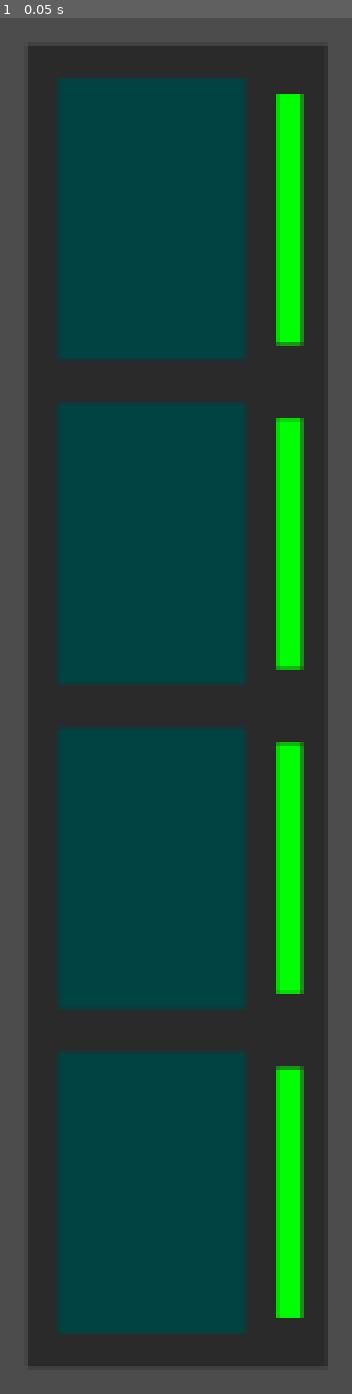
Above: before the commit, frame 1.
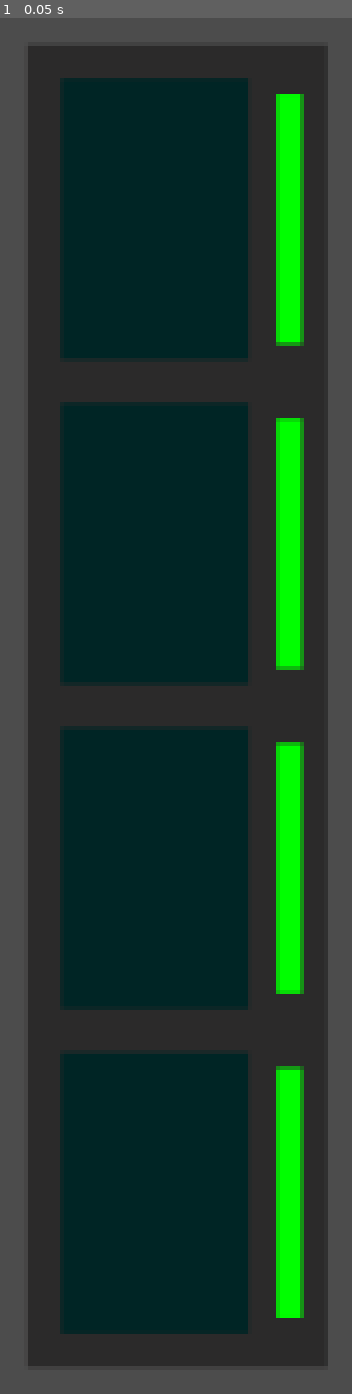
Above: after the commit, the same moment.

Repository: justinwash/Ludum-Dare-46
Game: Godot game, scene res://board/lane/lane.tscn
The game is run twice, just before and just after one commit, with the same random seed, the same clock (stepped at 60 frames per second) and the same inputs. This scene is started directly instead of the project's main scene.
Inputs:
- Up to frame 1 (0.05 s): no input

The runs differ from the first frame. In frame 1, 42% of the frame differs, in the area x 17-70%, y 4-96%.

Commit message:
placeable cards

Diff:
--- /dev/null
+++ b/game/board/board.gd
@@ -0,0 +1,8 @@
+extends Node
+
+onready var player = get_node("../Player")
+
+func _ready():
+	for lane in $Lanes.get_children():
+		for slot in lane.get_node("Slots").get_children():
+			slot.player = player
--- a/game/board/board.tscn
+++ b/game/board/board.tscn
@@ -1,9 +1,11 @@
-[gd_scene load_steps=3 format=2]
+[gd_scene load_steps=4 format=2]
 
 [ext_resource path="res://utilities/finitestatemachine/statemachine.tscn" type="PackedScene" id=1]
 [ext_resource path="res://board/lane/lane.tscn" type="PackedScene" id=2]
+[ext_resource path="res://board/board.gd" type="Script" id=3]
 
 [node name="Board" type="Node"]
+script = ExtResource( 3 )
 
 [node name="Background" type="ColorRect" parent="."]
 margin_right = 1024.0
@@ -32,12 +34,10 @@
 [node name="Lane1" parent="Lanes" instance=ExtResource( 2 )]
 margin_left = 208.0
 margin_right = 304.0
-mouse_filter = 2
 
 [node name="Lane2" parent="Lanes" instance=ExtResource( 2 )]
 margin_left = 336.0
 margin_right = 432.0
-mouse_filter = 2
 
 [node name="Lane3" parent="Lanes" instance=ExtResource( 2 )]
 margin_left = 464.0
--- a/game/board/lane/Slot.tscn
+++ b/game/board/lane/Slot.tscn
@@ -1,9 +1,24 @@
-[gd_scene load_steps=2 format=2]
+[gd_scene load_steps=4 format=2]
 
 [ext_resource path="res://card/placeholders/placeholder-open.png" type="Texture" id=1]
+[ext_resource path="res://board/lane/slot.gd" type="Script" id=2]
 
-[node name="placeholder-open3" type="Sprite"]
-modulate = Color( 0.262745, 0.262745, 0.262745, 1 )
-position = Vector2( 40, 368 )
+[sub_resource type="RectangleShape2D" id=1]
+extents = Vector2( 98.0388, 148.886 )
+
+[node name="LaneSlot" type="Sprite"]
+self_modulate = Color( 0.145098, 0.145098, 0.145098, 1 )
 scale = Vector2( 0.3, 0.3 )
 texture = ExtResource( 1 )
+centered = false
+script = ExtResource( 2 )
+
+[node name="Area2D" type="Area2D" parent="."]
+
+[node name="CollisionShape2D" type="CollisionShape2D" parent="Area2D"]
+position = Vector2( 99.1811, 148.174 )
+shape = SubResource( 1 )
+
+[node name="Card" type="Node2D" parent="."]
+[connection signal="mouse_entered" from="Area2D" to="." method="_on_Area2D_mouse_entered"]
+[connection signal="mouse_exited" from="Area2D" to="." method="_on_Area2D_mouse_exited"]
--- a/game/board/lane/lane.tscn
+++ b/game/board/lane/lane.tscn
@@ -18,16 +18,16 @@
 position = Vector2( -344, -88 )
 
 [node name="Slot1" parent="Slots" instance=ExtResource( 2 )]
-position = Vector2( 384, 456 )
+position = Vector2( 354.521, 411.151 )
 
 [node name="Slot2" parent="Slots" instance=ExtResource( 2 )]
-position = Vector2( 384, 352 )
+position = Vector2( 354.521, 307.151 )
 
 [node name="Slot3" parent="Slots" instance=ExtResource( 2 )]
-position = Vector2( 384, 248 )
+position = Vector2( 354.521, 203.151 )
 
 [node name="Slot4" parent="Slots" instance=ExtResource( 2 )]
-position = Vector2( 384, 144 )
+position = Vector2( 354.521, 99.1512 )
 
 [node name="Meter" type="Node2D" parent="."]
 position = Vector2( -344, -88 )
@@ -111,3 +111,7 @@
 __meta__ = {
 "_edit_use_anchors_": false
 }
+
+[editable path="Slots/Slot1"]
+
+[editable path="Slots/Slot2"]
--- /dev/null
+++ b/game/board/lane/slot.gd
@@ -0,0 +1,28 @@
+extends Sprite
+
+var player
+var incoming_card
+onready var card = $Card
+
+func _on_Area2D_mouse_entered():
+	if player.held_card:
+		player.held_card.set_scale(Vector2(0.3, 0.3))
+		incoming_card = player.held_card
+		incoming_card.process_drop = false
+
+func _on_Area2D_mouse_exited():
+	if player.held_card:
+		player.held_card.set_scale(Vector2(0.435, 0.435))
+		incoming_card.process_drop = true
+		incoming_card = null
+
+func _physics_process(_delta):
+	if incoming_card and !Input.is_mouse_button_pressed(BUTTON_LEFT):
+		if card.get_child_count() < 1:
+			incoming_card.owner.remove_child(incoming_card)
+			self.card.add_child(incoming_card)
+			incoming_card.set_owner(self.card)
+			incoming_card.input_pickable = false
+			incoming_card.set_scale(Vector2(1, 1))
+			incoming_card.position = Vector2(0, 0)
+			player.held_card = null
--- a/game/card/card.gd
+++ b/game/card/card.gd
@@ -1,9 +1,13 @@
 extends KinematicBody2D
 
-# Pickable needs to be selected from the inspector
+signal holding_card
+signal dropped_card
 
 var can_grab = false
 var grabbed_offset = Vector2()
+var drag_origin
+var pressed = false
+var process_drop = true
 
 func _input_event(viewport, event, shape_idx):
 	if event is InputEventMouseButton:
@@ -12,4 +16,15 @@
 
 func _process(delta):
 	if Input.is_mouse_button_pressed(BUTTON_LEFT) and can_grab:
+		pressed = true
+		if !drag_origin:
+			drag_origin = position
 		position = get_global_mouse_position() + grabbed_offset
+		emit_signal("holding_card", self)
+	if process_drop:
+		if !Input.is_mouse_button_pressed(BUTTON_LEFT) and pressed:
+			pressed = false
+			emit_signal("dropped_card", self)
+			if drag_origin:
+				set_scale(Vector2(0.435, 0.435))
+				position = drag_origin
--- a/game/card/card.tscn
+++ b/game/card/card.tscn
@@ -7,6 +7,7 @@
 extents = Vector2( 104, 152 )
 
 [node name="Card" type="KinematicBody2D"]
+scale = Vector2( 0.435, 0.435 )
 input_pickable = true
 script = ExtResource( 1 )
 
--- a/game/game.tscn
+++ b/game/game.tscn
@@ -18,3 +18,5 @@
 z_as_relative = false
 
 [node name="Opponent" parent="." instance=ExtResource( 1 )]
+
+[editable path="Board"]
--- a/game/player/Hand.gd
+++ b/game/player/Hand.gd
@@ -1,19 +1,26 @@
 extends Node2D
 
-var slots
-var cards
+onready var slots = $Slots
+onready var cards = $Cards
 
 onready var deck = get_node("../Deck")
 
 func _ready():
-	slots = $Slots.get_children()
-	cards = $Cards.get_children()
-
-	for i in range(0, len(cards)):
-			cards[i].position = slots[i].position
+	for i in range(0, cards.get_child_count()):
+			cards.get_children()[i].position = slots.get_children()[i].position
 
 func _physics_process(_delta):
 	pass
 
-func _add_card():
-	pass
+func draw_card():
+	if deck.cards.get_child_count() > 0 and self.cards.get_child_count() < 5:
+		var card = deck.cards.get_child(0)
+		deck.cards.remove_child(card)
+		self.cards.add_child(card)
+		card.set_owner(self.cards)
+
+		card.input_pickable = true
+		card.z_index = 1
+
+		for i in range(0, cards.get_child_count()):
+			cards.get_children()[i].position = slots.get_children()[i].position
--- a/game/player/deck.gd
+++ b/game/player/deck.gd
@@ -1,4 +1,11 @@
 extends Node
 
+var count = 0
+onready var cards = $Cards
+
 func _ready():
-	pass
+	for card in cards.get_children():
+		card.input_pickable = false
+
+func _physics_process(_delta):
+	$Count.text = str(cards.get_child_count())
--- a/game/player/deck.tscn
+++ b/game/player/deck.tscn
@@ -1,40 +1,56 @@
-[gd_scene load_steps=3 format=2]
+[gd_scene load_steps=6 format=2]
 
 [ext_resource path="res://card/card.tscn" type="PackedScene" id=1]
 [ext_resource path="res://player/deck.gd" type="Script" id=2]
+[ext_resource path="res://card/placeholders/placeholder-open.png" type="Texture" id=3]
+[ext_resource path="res://fonts/JetBrainsMono-ExtraBold.ttf" type="DynamicFontData" id=4]
 
-[node name="Deck" type="Node"]
+[sub_resource type="DynamicFont" id=1]
+size = 36
+use_filter = true
+font_data = ExtResource( 4 )
+
+[node name="Deck" type="Node2D"]
 script = ExtResource( 2 )
 
-[node name="Card" parent="." instance=ExtResource( 1 )]
-visible = false
+[node name="placeholder" type="Sprite" parent="."]
+modulate = Color( 1, 1, 1, 0.392157 )
+position = Vector2( 4.58016, 6.00014 )
+scale = Vector2( 0.437101, 0.431696 )
+texture = ExtResource( 3 )
+centered = false
 
-[node name="Card2" parent="." instance=ExtResource( 1 )]
-visible = false
+[node name="Cards" type="Node2D" parent="."]
 
-[node name="Card3" parent="." instance=ExtResource( 1 )]
-visible = false
+[node name="Card" parent="Cards" instance=ExtResource( 1 )]
 
-[node name="Card4" parent="." instance=ExtResource( 1 )]
-visible = false
+[node name="Card2" parent="Cards" instance=ExtResource( 1 )]
 
-[node name="Card5" parent="." instance=ExtResource( 1 )]
-visible = false
+[node name="Card3" parent="Cards" instance=ExtResource( 1 )]
 
-[node name="Card6" parent="." instance=ExtResource( 1 )]
-visible = false
+[node name="Card4" parent="Cards" instance=ExtResource( 1 )]
 
-[node name="Card7" parent="." instance=ExtResource( 1 )]
-visible = false
+[node name="Card5" parent="Cards" instance=ExtResource( 1 )]
 
-[node name="Card8" parent="." instance=ExtResource( 1 )]
-visible = false
+[node name="Card6" parent="Cards" instance=ExtResource( 1 )]
 
-[node name="Card9" parent="." instance=ExtResource( 1 )]
-visible = false
+[node name="Card7" parent="Cards" instance=ExtResource( 1 )]
 
-[node name="Card10" parent="." instance=ExtResource( 1 )]
-visible = false
+[node name="Card8" parent="Cards" instance=ExtResource( 1 )]
 
-[node name="Card11" parent="." instance=ExtResource( 1 )]
-visible = false
+[node name="Card9" parent="Cards" instance=ExtResource( 1 )]
+
+[node name="Card10" parent="Cards" instance=ExtResource( 1 )]
+
+[node name="Card11" parent="Cards" instance=ExtResource( 1 )]
+
+[node name="Count" type="RichTextLabel" parent="."]
+margin_left = 7.12996
+margin_top = 2.16385
+margin_right = 143.13
+margin_bottom = 132.164
+custom_fonts/normal_font = SubResource( 1 )
+text = "8"
+__meta__ = {
+"_edit_use_anchors_": false
+}
--- /dev/null
+++ b/game/player/drawtest.gd
@@ -0,0 +1,6 @@
+extends Button
+
+onready var hand = get_node("../Hand")
+
+func _on_Button_button_up():
+	hand.draw_card()
--- /dev/null
+++ b/game/player/player.gd
@@ -0,0 +1,17 @@
+extends Node2D
+
+var held_card
+
+func _ready():
+	for card in $Deck.cards.get_children():
+		var _holding_card = card.connect("holding_card", self, "_holding_card")
+		var _dropped_card = card.connect("dropped_card", self, "_dropped_card")
+
+func _holding_card(card):
+	if !held_card:
+		held_card = card
+		print("picked up card: ", held_card)
+
+func _dropped_card(card):
+	held_card = null
+	print("dropped card: ", card)
--- a/game/player/player.tscn
+++ b/game/player/player.tscn
@@ -1,24 +1,17 @@
-[gd_scene load_steps=7 format=2]
+[gd_scene load_steps=8 format=2]
 
 [ext_resource path="res://utilities/finitestatemachine/statemachine.tscn" type="PackedScene" id=1]
 [ext_resource path="res://card/placeholders/placeholder-open.png" type="Texture" id=2]
-[ext_resource path="res://card/card.tscn" type="PackedScene" id=3]
+[ext_resource path="res://player/player.gd" type="Script" id=3]
 [ext_resource path="res://player/Hand.gd" type="Script" id=4]
 [ext_resource path="res://player/deck.tscn" type="PackedScene" id=5]
 [ext_resource path="res://player/discard.tscn" type="PackedScene" id=6]
+[ext_resource path="res://player/drawtest.gd" type="Script" id=7]
 
 [node name="Player" type="Node2D"]
+script = ExtResource( 3 )
 
-[node name="StateMachine" parent="." instance=ExtResource( 1 )]
-
-[node name="Deck" parent="." instance=ExtResource( 5 )]
-
-[node name="Discard" parent="." instance=ExtResource( 6 )]
-
-[node name="Hand" type="Node2D" parent="."]
-script = ExtResource( 4 )
-
-[node name="Background" type="ColorRect" parent="Hand"]
+[node name="Background" type="ColorRect" parent="."]
 margin_left = -16.0
 margin_top = 560.0
 margin_right = 1040.0
@@ -29,22 +22,17 @@
 "_edit_use_anchors_": false
 }
 
+[node name="StateMachine" parent="." instance=ExtResource( 1 )]
+
+[node name="Deck" parent="." instance=ExtResource( 5 )]
+position = Vector2( 8, 456 )
+
+[node name="Discard" parent="." instance=ExtResource( 6 )]
+
+[node name="Hand" type="Node2D" parent="."]
+script = ExtResource( 4 )
+
 [node name="Cards" type="Node2D" parent="Hand"]
-
-[node name="Card" parent="Hand/Cards" instance=ExtResource( 3 )]
-position = Vector2( 88, 256 )
-scale = Vector2( 0.435, 0.435 )
-z_index = 1
-
-[node name="Card2" parent="Hand/Cards" instance=ExtResource( 3 )]
-position = Vector2( 240, 136 )
-scale = Vector2( 0.435, 0.435 )
-z_index = 1
-
-[node name="Card3" parent="Hand/Cards" instance=ExtResource( 3 )]
-position = Vector2( 424, 336 )
-scale = Vector2( 0.435, 0.435 )
-z_index = 1
 
 [node name="Slots" type="Node2D" parent="Hand"]
 
@@ -98,4 +86,16 @@
 texture = ExtResource( 2 )
 centered = false
 
+[node name="Button" type="Button" parent="."]
+margin_left = 40.0
+margin_top = 416.0
+margin_right = 120.0
+margin_bottom = 436.0
+text = "drawtest"
+script = ExtResource( 7 )
+__meta__ = {
+"_edit_use_anchors_": false
+}
+[connection signal="button_up" from="Button" to="Button" method="_on_Button_button_up"]
+
 [editable path="StateMachine"]
Binary file added: game/fonts/JetBrainsMono-ExtraBold.ttf
